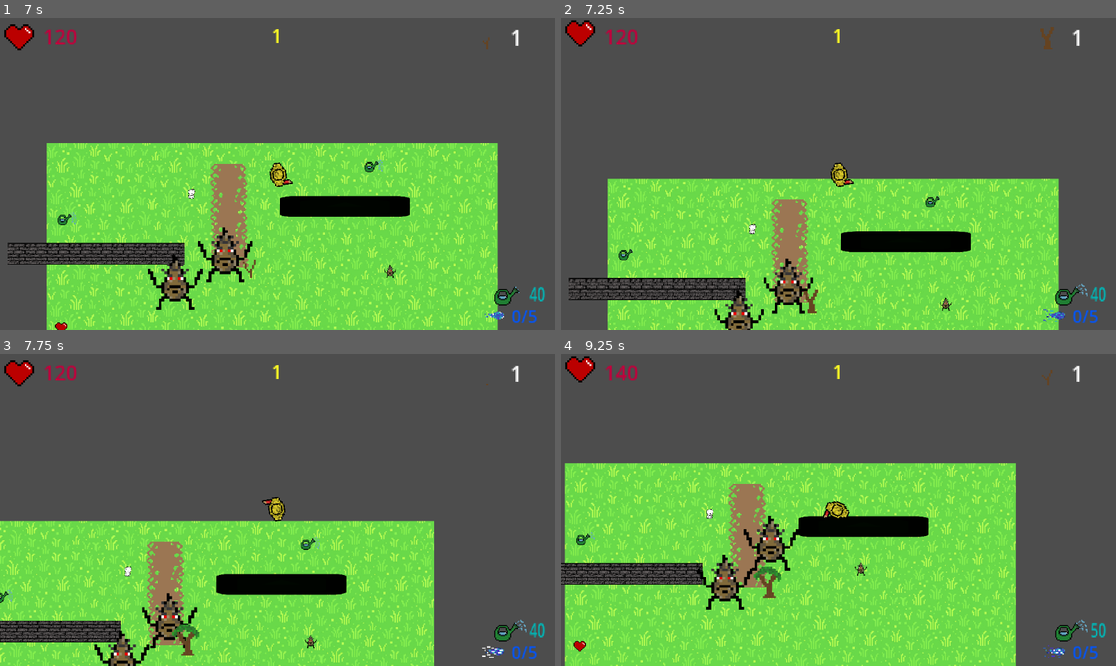
Above: before the commit, frames 1-4 (two rows, left to right).
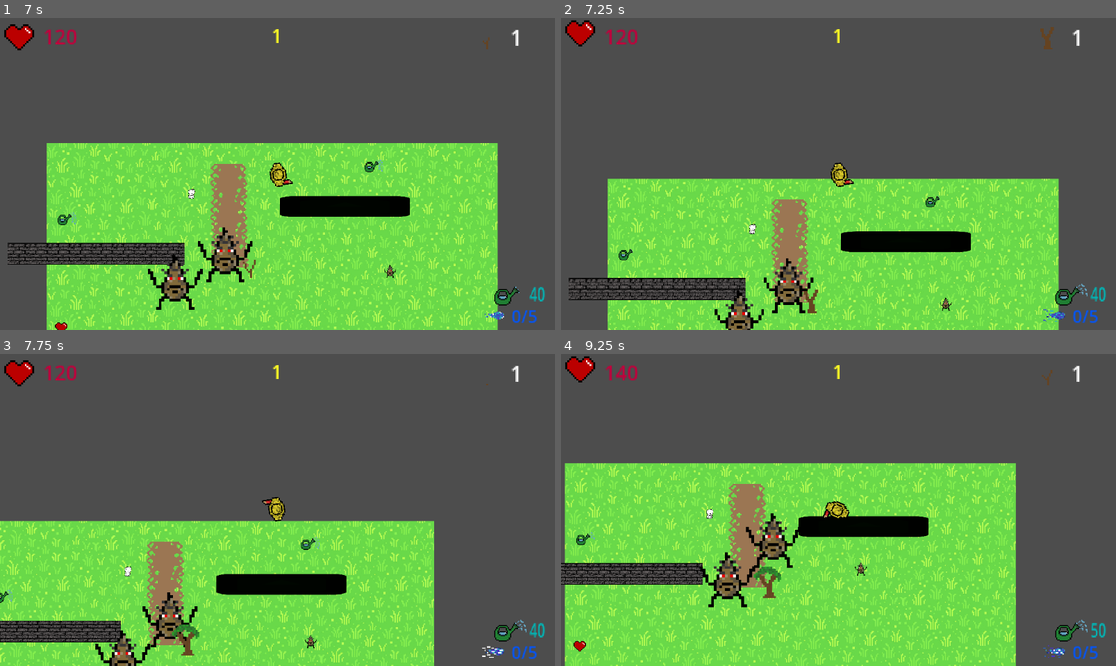
Above: after the commit, the same moments.

Repository: TheWhiteWolf0/Shooter-Game
Game: Godot game, scene res://Scenes/test_scence.tscn
The game is run twice, just before and just after one commit, with the same random seed, the same clock (stepped at 60 frames per second) and the same inputs. This scene is started directly instead of the project's main scene. The engine's default icon, where the game draws it, is replaced by a stand-in: a white triangle on a blue panel in a dark square.
Inputs (mouse positions are in pixels of both pictures, inside the frame that each line leads up to):
- Up to frame 1 (7 s): move the mouse to (399, 158) at 0.52 s; hold D (Right) 0.53-1.28 s; click (399, 158) at 0.6 s; move the mouse to (166, 189) at 1.27 s; hold S (Down) 1.28-2.03 s; click (166, 189) at 1.35 s; move the mouse to (333, 105) at 2.02 s; hold D (Right) 2.03-2.78 s; click (333, 105) at 2.1 s; move the mouse to (249, 236) at 2.77 s; hold W (Up) 2.78-3.53 s; click (249, 236) at 2.85 s; move the mouse to (444, 220) at 3.52 s; hold A (Left) 3.53-5.03 s; click (444, 220) at 3.6 s; move the mouse to (111, 127) at 4.27 s; click (111, 127) at 4.35 s; move the mouse to (305, 174) at 5.02 s; hold S (Down) 5.03-5.78 s; click (305, 174) at 5.1 s; move the mouse to (194, 96) at 5.77 s; hold D (Right) 5.78-6.53 s; click (194, 96) at 5.85 s; move the mouse to (399, 158) at 6.52 s; hold W (Up) from 6.53 s (still down); click (399, 158) at 6.6 s
- Up to frame 2 (7.25 s): keep holding W (Up)
- Up to frame 3 (7.75 s): move the mouse to (166, 525) at 7.27 s; release W (Up) at 7.28 s; hold D (Right) from 7.28 s (still down); click (166, 525) at 7.35 s
- Up to frame 4 (9.25 s): move the mouse to (894, 441) at 8.02 s; release D (Right) at 8.03 s; hold S (Down) 8.03-8.78 s; click (894, 441) at 8.1 s; move the mouse to (810, 572) at 8.77 s; hold A (Left) from 8.78 s (still down); click (810, 572) at 8.85 s

Frame 1 is identical in both runs. In frame 2, 0.2% of the frame differs, in the area x 28-46%, y 77-100%; in frame 3, 0.6%; in frame 4, 1.4%, in the area x 24-43%, y 51-82%.

Commit message:
Shii update timer, cost etc

Diff:
--- a/shootergame/GlobalVariables/GloabalVariables.gd
+++ b/shootergame/GlobalVariables/GloabalVariables.gd
@@ -34,7 +34,7 @@
 # Enemy Multi-Hit health/speed #
 
 var enemy_health_increase:int = 2
-var enemy_Speed_increase:int = 10
+var enemy_Speed_increase:int = 15
 
 # Upgrades #
 
--- a/shootergame/Scripts/death_scence.gd
+++ b/shootergame/Scripts/death_scence.gd
@@ -23,6 +23,7 @@
 func _on_button_2_pressed() -> void:
 	GlobalVariables.player_Health = GlobalVariables.player_Health + 100
 	GlobalVariables.reserve_ammo = GlobalVariables.reserve_ammo + 20
+	GlobalVariables.player_Score = 0
 	get_tree().change_scene_to_file("res://Scenes/lvl2.tscn")
 	pass # Replace with function body.
 
--- a/shootergame/Scripts/enemy(multi_hit).gd
+++ b/shootergame/Scripts/enemy(multi_hit).gd
@@ -12,6 +12,10 @@
 @onready var target_to_chase: CharacterBody2D = get_parent().get_node("Player")
 
 var tree_death = preload("res://Scenes/animated_sprite_2d.tscn")
+var Health_death = preload("res://Scenes/MedKits.tscn")
+
+var score_check = false
+var score_health
 
 var enemy_speed = 50
 var enemy_health:int = 3
@@ -32,6 +36,8 @@
 	velocity = global_position.direction_to(navigation_agent_2d.get_next_path_position()) * enemy_speed
 	move_and_slide()
 	enemydeath()
+	#_score_check()
+	#_on_health__speed_increase_timeout()
 
 func _on_area_2d_area_entered(area: Area2D) -> void:
 	print("enemy hit")
@@ -62,3 +68,11 @@
 	enemy_health = GlobalVariables.enemy_health_increase + enemy_health
 	enemy_speed = GlobalVariables.enemy_Speed_increase + enemy_speed
 	print(enemy_health)
+
+func _score_check():
+	score_check = GlobalVariables.player_Score / 100
+	if score_check == 0:
+		var health_instance = Health_death.instantiate()
+		health_instance.global_position = $Area2D.global_position
+		get_tree().get_root().call_deferred("add_child", health_instance)
+		queue_free()
